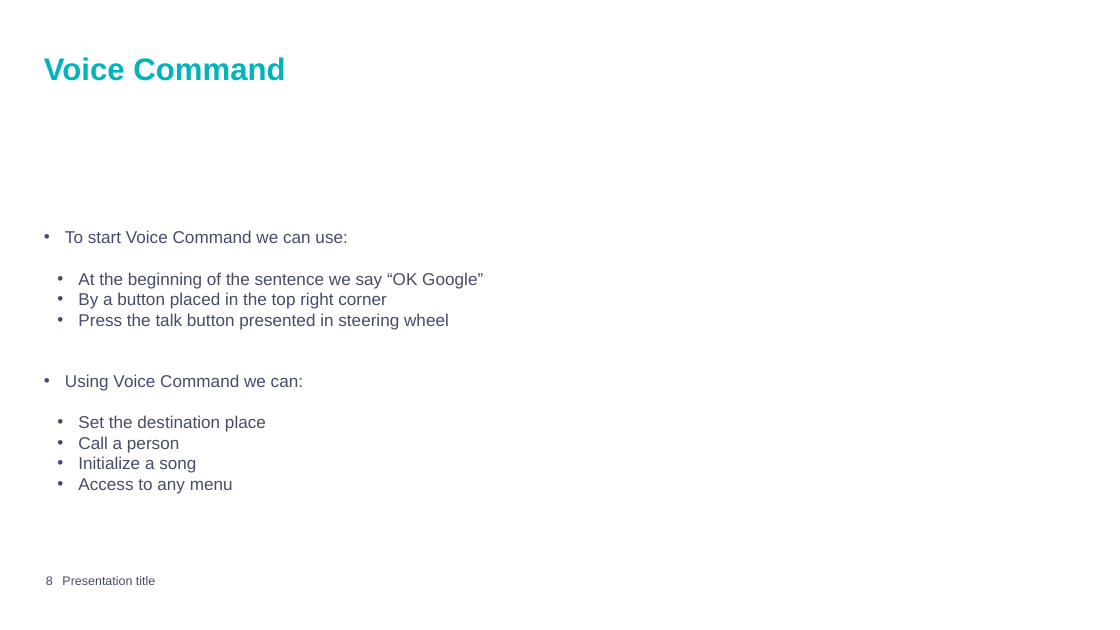
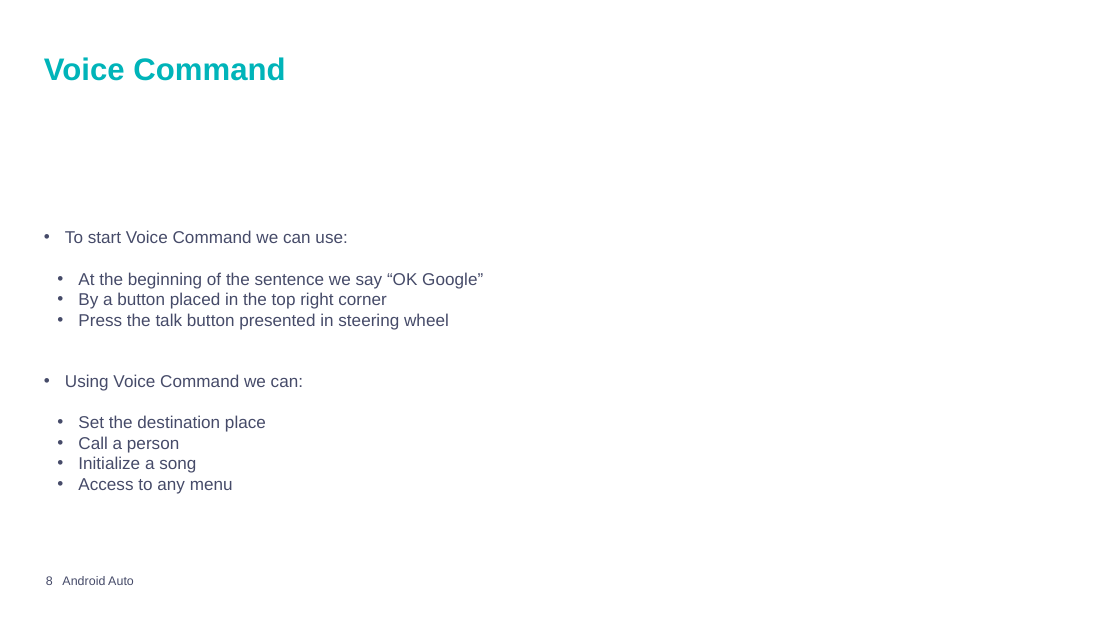
Before and after one commit to mpiresgro/AndroidAutoInfo, a slide deck: slide 8 of PowerPoint Final/Presentation_Joao_Mauro.pptx. Drawn at 1120x630 pixels with LibreOffice and Linux fonts; fonts in the diff are those of the drawing; background and template pictures are left out. Boxes give left, top, right and bottom in pixels: in the first picture for what was removed or moved away, otherwise in the second. Text is boxed around its words. In the diff, an @@ line names an element or a change of style, - is before the commit and + after.

```diff
--- a/PowerPoint Final/Presentation_Joao_Mauro.pptx
+++ b/PowerPoint Final/Presentation_Joao_Mauro.pptx
@@ text at (62,576,134,585): text changed @@
-Presentation title
+Android Auto
```
Also in this commit, not shown: 1 other slide changed.
